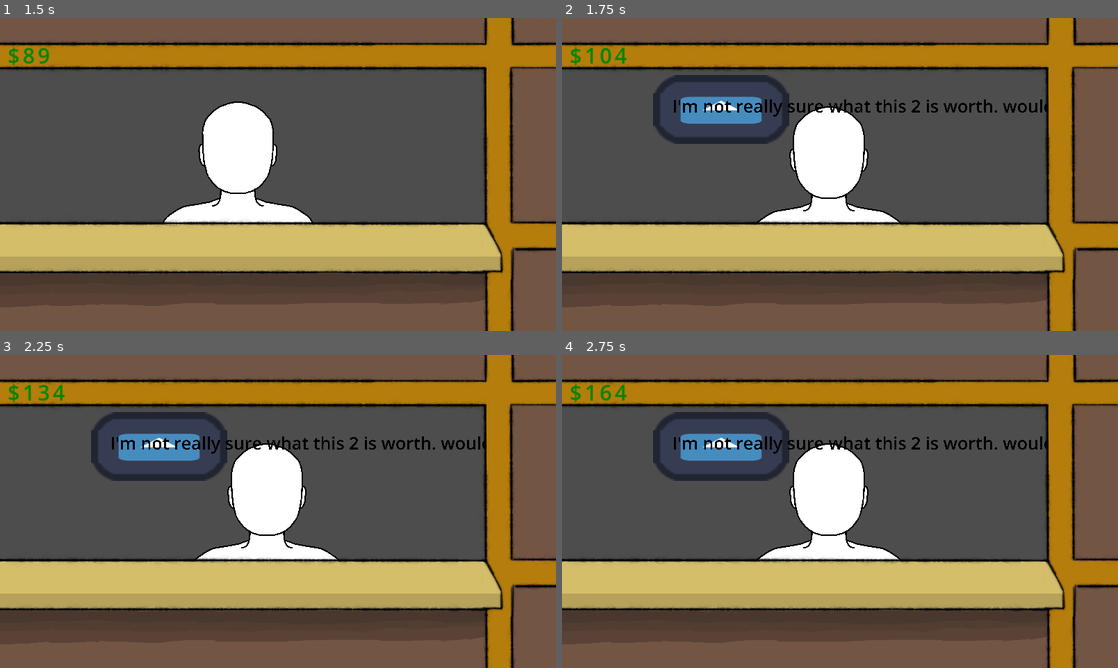
Above: before the commit, frames 1-4 (two rows, left to right).
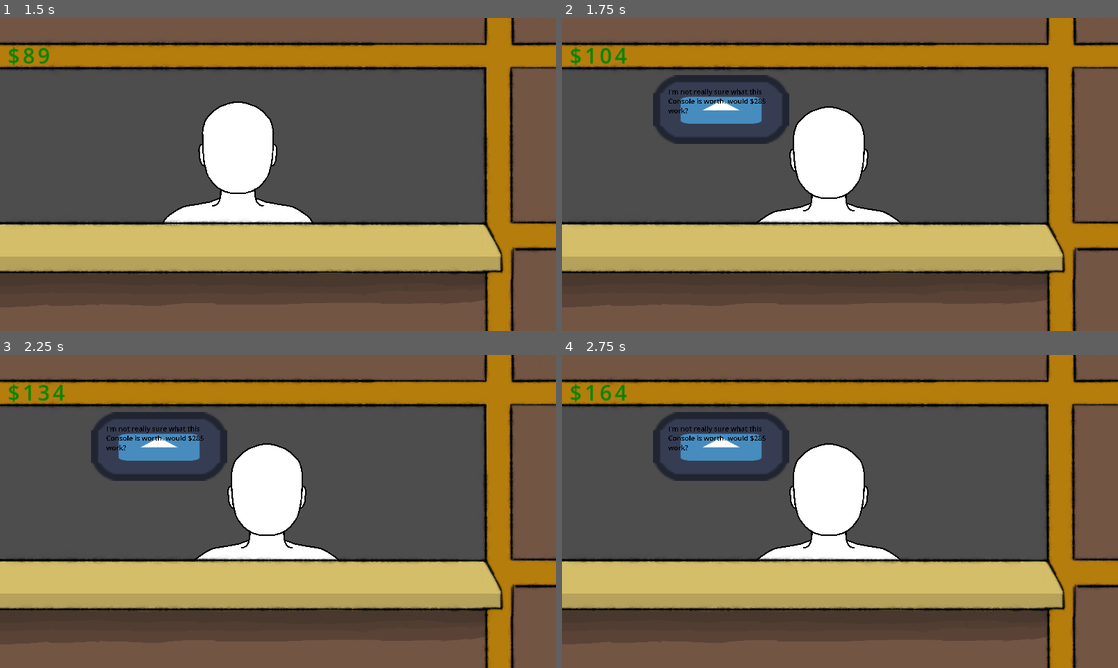
Above: after the commit, the same moments.

Repository: Routund/pawncepts
Game: Godot game, scene res://Scenes/Shop.tscn
Same seed, same stepped clock (60 frames per second), same inputs: the game is played once before the commit and once after it. The engine's default icon, where the game draws it, is replaced by a stand-in: a white triangle on a blue panel in a dark square.
Inputs:
- Up to frame 1 (1.5 s): no input
- Up to frame 2 (1.75 s): no input
- Up to frame 3 (2.25 s): tap Enter at 2 s
- Up to frame 4 (2.75 s): no input

Frame 1 is identical in both runs. In frame 2, 1.0% of the frame differs, in the area x 19-88%, y 22-32%; in frame 3, 1.0%; in frame 4, 1.0%.

Commit message:
added wrapping

Diff:
--- a/Scenes/Shop.tscn
+++ b/Scenes/Shop.tscn
@@ -17,7 +17,7 @@
 font_color = Color(0, 0.521569, 0, 1)
 
 [sub_resource type="LabelSettings" id="LabelSettings_anbuk"]
-font_size = 500
+font_size = 200
 font_color = Color(0, 0, 0, 1)
 
 [node name="Node2D" type="Node2D"]
@@ -42,6 +42,7 @@
 grow_vertical = 2
 text = "adsasd"
 label_settings = SubResource("LabelSettings_04taw")
+autowrap_mode = 2
 script = ExtResource("1_dygwe")
 
 [node name="Customer" type="Sprite2D" parent="."]
@@ -80,13 +81,14 @@
 
 [node name="Label" type="Label" parent="Customer/Speech_bubble/Control"]
 layout_mode = 0
-offset_left = -1289.65
-offset_top = -352.021
-offset_right = 1392.35
-offset_bottom = 329.979
+offset_left = -1401.0
+offset_top = -563.0
+offset_right = 1609.0
+offset_bottom = 746.0
 text = "Hello there
 "
 label_settings = SubResource("LabelSettings_anbuk")
+autowrap_mode = 2
 
 [node name="Storefront" type="Sprite2D" parent="."]
 position = Vector2(573, 323)
--- a/Scripts/Speech_manager.gd
+++ b/Scripts/Speech_manager.gd
@@ -18,12 +18,6 @@
 	0.4, # Desperate, give low price, and have relatively low min price
 	0.7, # Clueless, give high price, and have relatively low min price
 	1, # Veteran, give low price, and have relatively high min price
-]
-var items = [
-	0, # Necklace
-	1, # Ring
-	2, # Console
-	3, # Vase
 ]
 var items_dict = {
 	0:"Necklace",
@@ -51,7 +45,7 @@
 
 
 func _on_customer_entered():
-	item = items[randi() % items.size()]
+	item = randi() % items_dict.size()
 	cust = customerTypes[randi() % customerTypes.size()]
 	min_price = int(prices[item] * (cust_variance[cust] + rng.randf_range(-0.2, 0.2)))
 	initial_price = min_price + randi_range(10, 50)  # Set an initial price above min_price
@@ -61,11 +55,11 @@
 	# Display dialogue based on customer type
 	match cust:
 		0:
-			dialogue.text = "I'm looking to sell this %s. It's worth %d. Any objections?" % [items[item],initial_price]
+			dialogue.text = "I'm looking to sell this %s. It's worth $%d. Any objections?" % [items_dict[item],initial_price]
 		1:
-			dialogue.text = "Look man, you think this %s, is worth at least %d?" % [items[item],initial_price]
+			dialogue.text = "Look man, you think this %s, is worth at least $%d?" % [items_dict[item],initial_price]
 		2:
-			dialogue.text = "I'm not really sure what this %s is worth. would %d work?" % [items[item],initial_price]
+			dialogue.text = "I'm not really sure what this %s is worth. would $%d work?" % [items_dict[item],initial_price]
 		3:
-			dialogue.text = "I've done my own appraisal, and this %s is worth %d" % [items[item],initial_price]
+			dialogue.text = "I've done my own appraisal, and this %s is worth $%d" % [items_dict[item],initial_price]
 	pass
